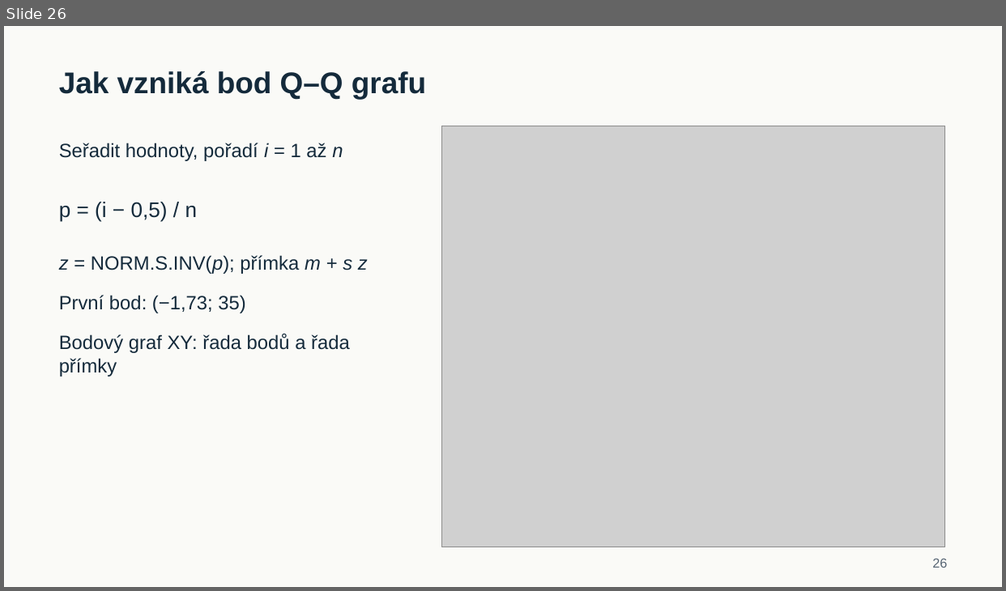
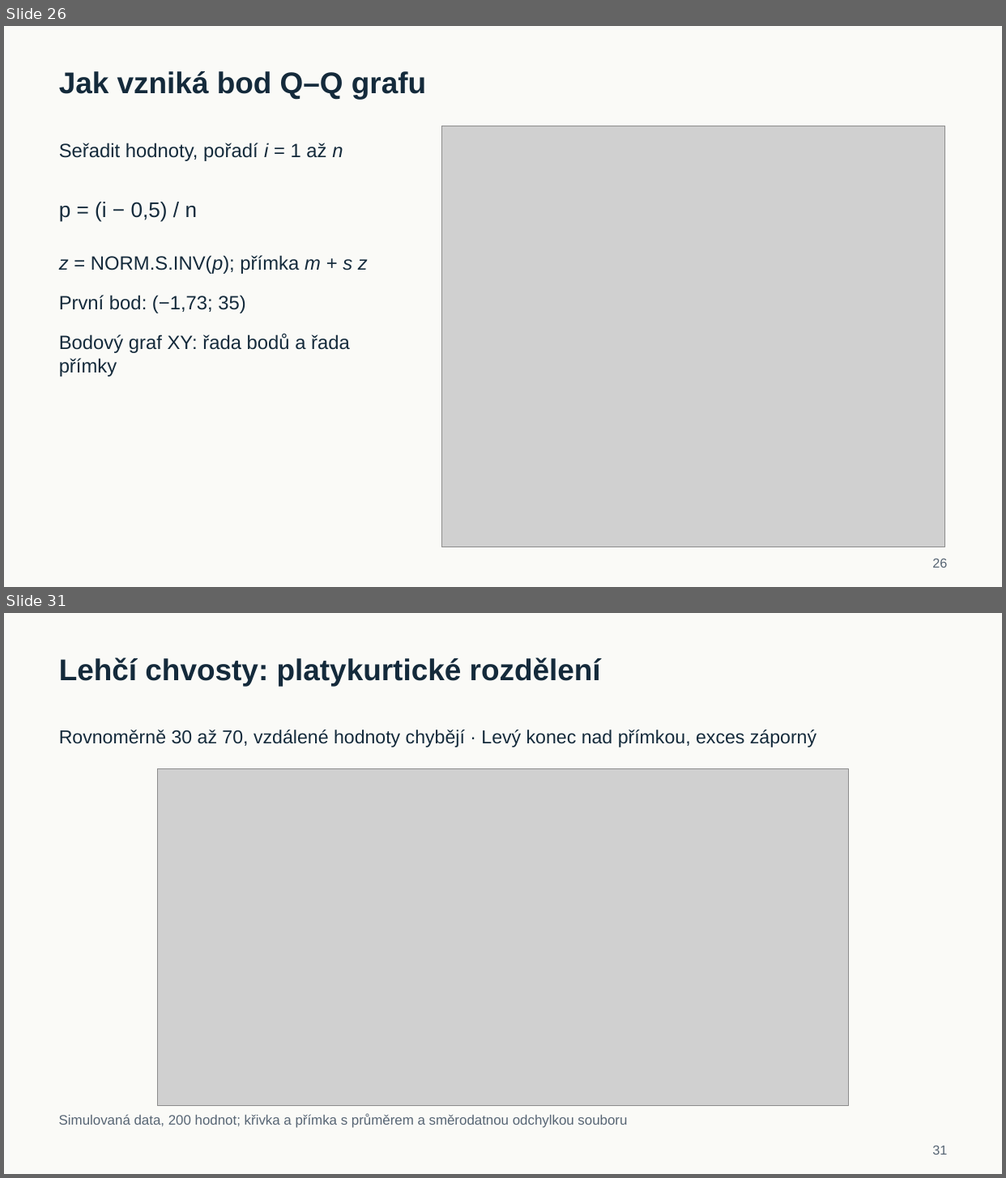
Before and after one commit to reckak/statistics-for-psychology, a slide deck: presentations/kapitola_04_normalni_rozdeleni.pptx. Shown one above the other, each under a label of ours: slide 26 before the commit, slides 26 and 31 after it; the slides between them are not shown. The pictures are 1006x591 and 1006x1178 pixels, drawn with LibreOffice and Linux fonts; fonts in the diff are those of the drawing; grey boxes stand for pictures. Boxes give left, top, right and bottom in pixels: in the first picture for what was removed or moved away, otherwise in the second. Text is boxed around its words. In the diff, an @@ line names an element or a change of style, - is before the commit and + after.

```diff
--- a/presentations/kapitola_04_normalni_rozdeleni.pptx
+++ b/presentations/kapitola_04_normalni_rozdeleni.pptx
@@ slide 31 added at [4, 613, 1002, 1174], background #FAFAF7 @@
@@ text added at [59, 658, 601, 686], 36 pt, text #142A3B, bold @@
+Lehčí chvosty: platykurtické rozdělení
@@ text added at [59, 730, 816, 747], 22.5 pt, text #142A3B @@
+Rovnoměrně 30 až 70, vzdálené hodnoty chybějí · Levý konec nad přímkou, exces záporný
@@ picture added at [158, 769, 848, 1105] @@
@@ text added at [59, 1114, 627, 1128], 16.5 pt, text #576574 @@
+Simulovaná data, 200 hodnot; křivka a přímka s průměrem a směrodatnou odchylkou souboru
@@ text added at [932, 1145, 947, 1155], 15.8 pt, text #576574 @@
+31
```
Also in this commit, not shown: 20 slides changed, 5 other slides added, 2 slides removed, 2 other files.
